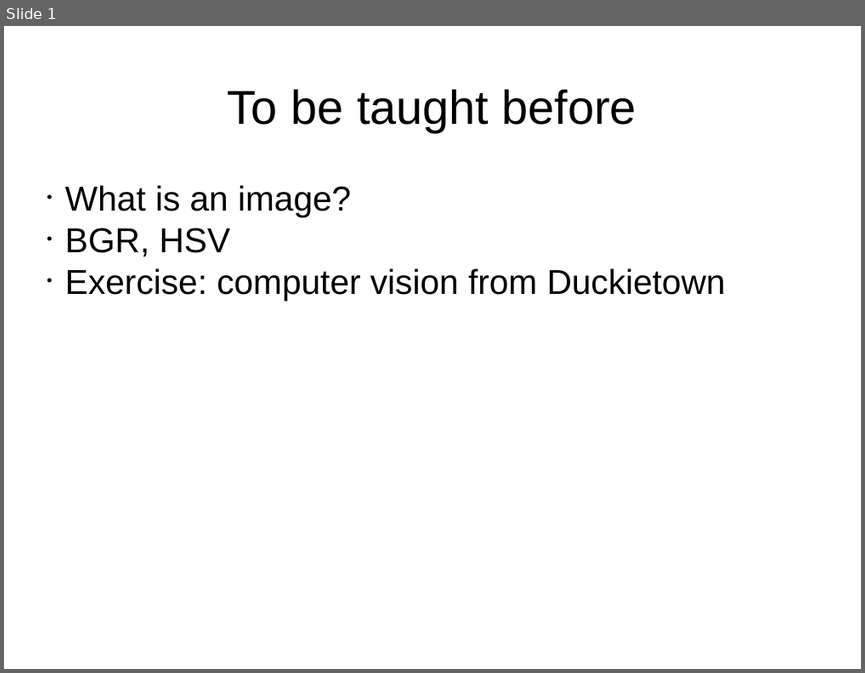
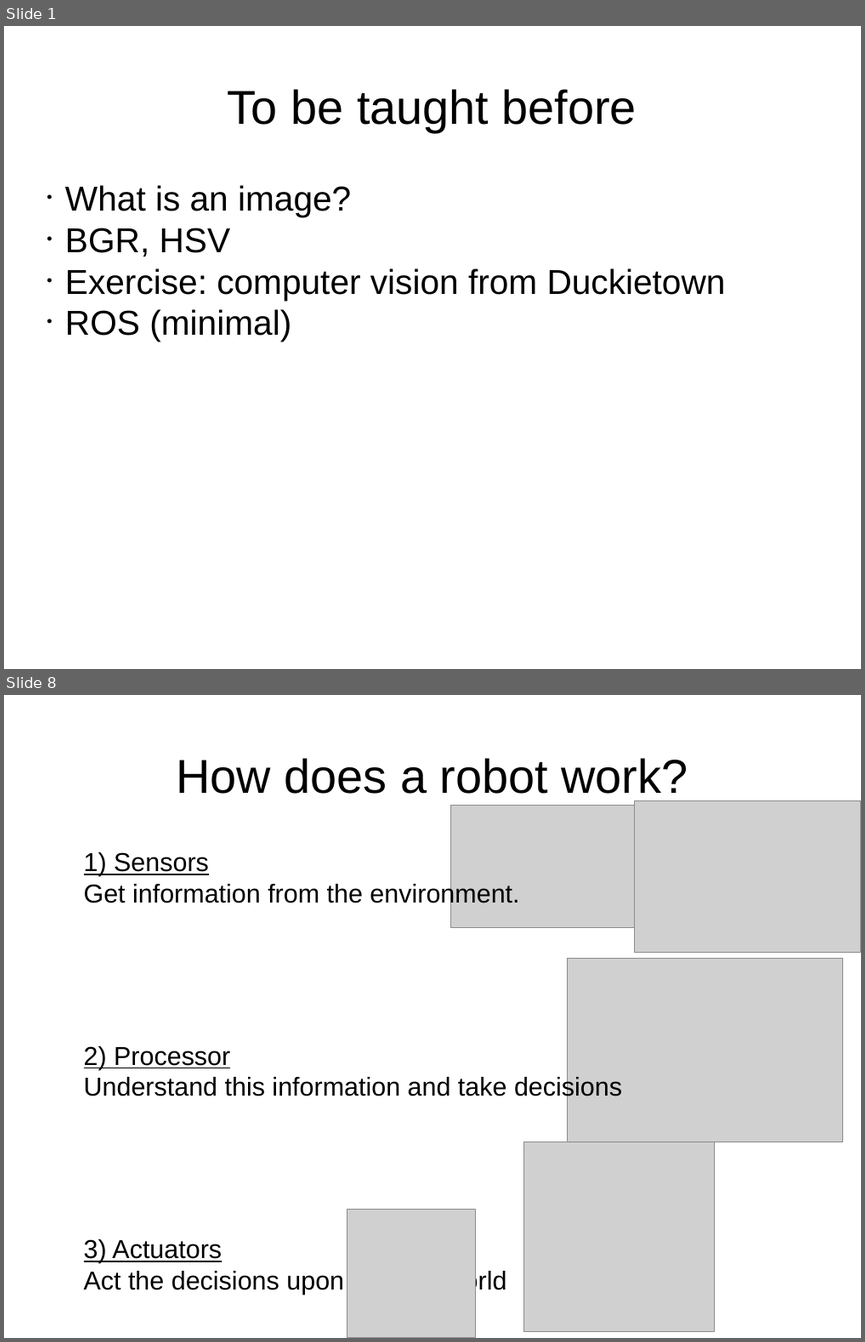
Before and after one commit to maivincent/MISE_presentations, a slide deck: Prerequisites.odp. Shown one above the other, each under a label of ours: slide 1 before the commit, slides 1 and 8 after it; the slides between them are not shown. The pictures are 865x673 and 865x1342 pixels, drawn with LibreOffice and Linux fonts; fonts in the diff are those of the drawing; grey boxes stand for pictures. Boxes give left, top, right and bottom in pixels: in the first picture for what was removed or moved away, otherwise in the second. Text is boxed around its words. In the diff, an @@ line names an element or a change of style, - is before the commit and + after.

```diff
--- a/Prerequisites.odp
+++ b/Prerequisites.odp
@@ slide 8 added at <box>4,695,861,1338</box>, background #FFFFFF @@
@@ title added at <box>176,758,688,801</box>, 44 pt, text #000000 @@
+How does a robot work?
@@ picture added at <box>451,805,665,927</box> @@
@@ picture added at <box>635,800,861,953</box> @@
@@ text added at <box>84,852,622,1294</box>, 24.1 pt, text #000000 @@
+1) Sensors
+Get information from the environment.
+2) Processor
+Understand this information and take decisions
+3) Actuators
+Act the decisions upon the real world
@@ picture added at <box>567,959,842,1142</box> @@
@@ picture added at <box>524,1142,714,1332</box> @@
@@ picture added at <box>347,1209,475,1338</box> @@
@@ slide 1 changed as well @@
@@ subtitle at <box>65,309,291,341</box>: paragraph added @@
+• ROS (minimal)
```
Also in this commit, not shown: 10 other slides added, 26 other files.
